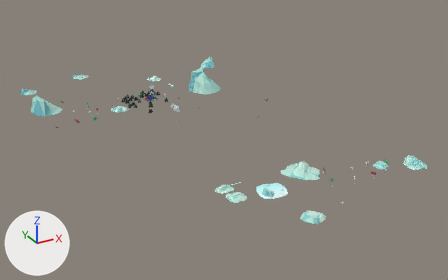
The FBX model Assets/My Assets/Art/Objects/Overworld Map/EXT_BigCityx2_ExtraGriftings.fbx: old version first, new version second.
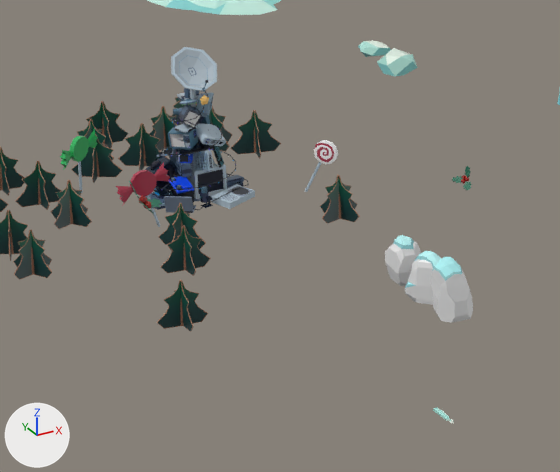
Each version is shown whole from a camera (50 mm lens) standing at (-153.9, -253.1, 127.8) and looking at (-6.1, 15.6, -6.5), then close up on the part from 30% to 42% of the width and 29% to 46% of the height. Lighting does not change. The marker at lower left points along +X, +Y and +Z. Where no turn or scale is listed for an object, it has been applied to the vertices.

In view in the first close-up: 'ArtificialTree', 'IceBlock', 'IceBlock.001', 'IceBlock.002', 'PaintedTrees.001', 'PaintedTrees.003', 'PaintedTrees.004', 'PaintedTrees.005', 'PaintedTrees.013', 'PaintedTrees.014', 'PaintedTrees.023', 'Radio.011'.
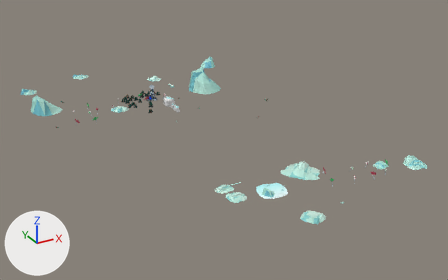
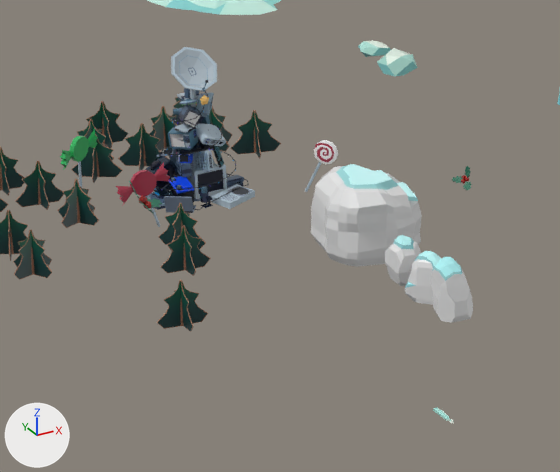
Boxes (x1, y1, x2, y2) around the edits, measured in the close-ups (560 x 472 px):
'Iceblock.003', added
    after: (311, 164, 422, 267)
    faces in mat_glass_001 (white #e7e7e7): (311, 166, 422, 267)
    faces in mat_palette_waters_001 (picture img_palette_waters_png_001): (336, 164, 418, 201)
'PaintedTrees.014', moved
    before: (50, 180, 92, 229)
    after: (58, 178, 99, 228)
'PaintedTrees.004', unchanged, covered by the edit
    before: (320, 175, 360, 224)

Patch to the scene script:
```diff
--- a/Assets/My Assets/Art/Objects/Overworld Map/EXT_BigCityx2_ExtraGriftings.fbx.py
+++ b/Assets/My Assets/Art/Objects/Overworld Map/EXT_BigCityx2_ExtraGriftings.fbx.py
@@ img_palette_waters_png_001 @@
+img_palette_waters_png_001 = load_image('Palette Waters.png.001', '../../../Materials/Palette Waters.png', 256, 256, 'sRGB')
@@ mat_glass_001 @@
+mat_glass_001 = principled_material('Glass.001')
+mat_glass_001.base_color = (0.8, 0.8, 0.8)  # white #e7e7e7
+mat_glass_001.roughness = 0.25
@@ mat_palette_waters_001 @@
+mat_palette_waters_001 = principled_material('Palette Waters.001')
+mat_palette_waters_001.texture = img_palette_waters_png_001
@@ me_cube_7395 @@
+me_cube_7395.from_pydata(...)  # 210 vertices, 195 faces; spans x -2.8..2.99, y -3.2..2.91, z -0.21..4.98
+# faces by material slot: [144, 51]
+me_cube_7395.materials.append(mat_glass_001)  # white #e7e7e7
+me_cube_7395.materials.append(mat_palette_waters_001)  # picture img_palette_waters_png_001
@@ ob_paintedtrees_014 @@
 ob_paintedtrees_014 = bpy.data.objects.new('PaintedTrees.014', me_plane_148)
-ob_paintedtrees_014.location = (-31.43, 73.07, 0.94)
+ob_paintedtrees_014.location = (-30.97, 73.07, 0.94)
 ob_paintedtrees_014.rotation_euler = (0.0, 0.0, 2.076)  # degrees (0, 0, 119)
@@ ob_iceblock_003 @@
+ob_iceblock_003 = bpy.data.objects.new('Iceblock.003', me_cube_7395)
+ob_iceblock_003.location = (-18.02, 60.68, 1.01)
```
